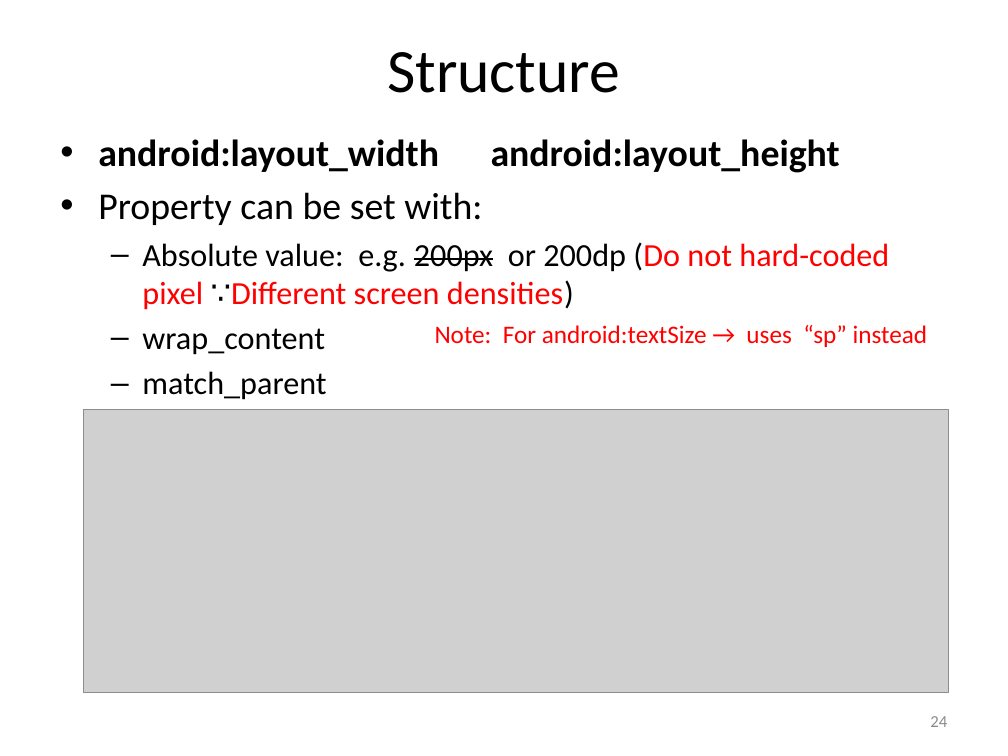
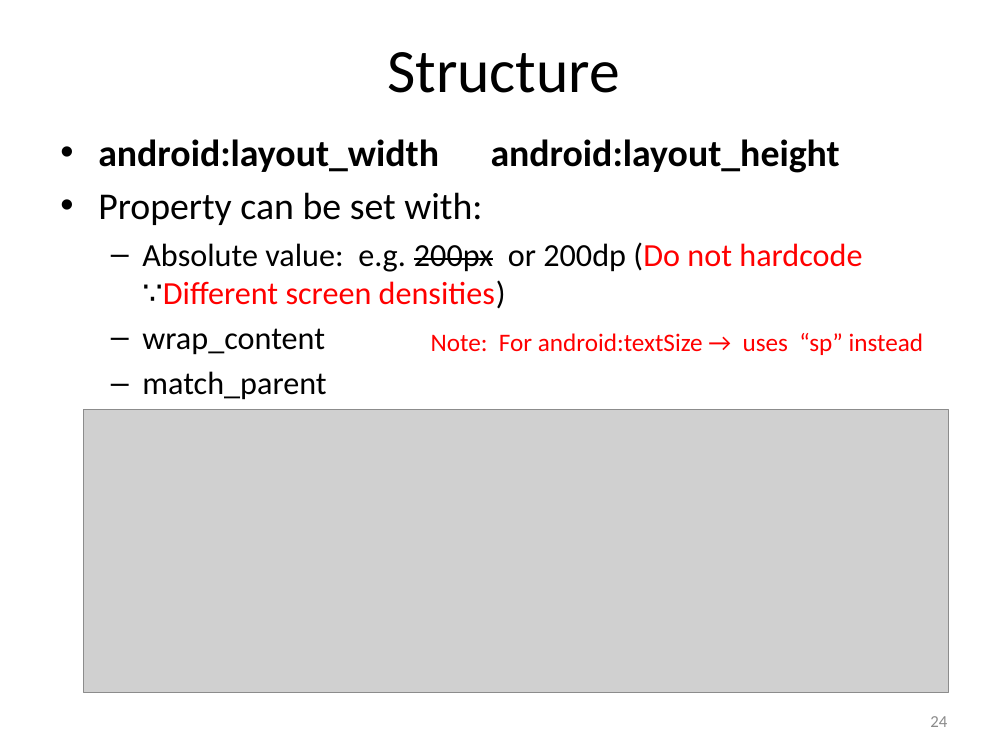
Before and after one commit to hs9021401/FIT_Android, a slide deck: slide 24 of The introduction of Android.pptx. Drawn at 1008x756 pixels with LibreOffice and Linux fonts; fonts in the diff are those of the drawing; grey boxes stand for pictures. Boxes give left, top, right and bottom in pixels: in the first picture for what was removed or moved away, otherwise in the second. Text is boxed around its words. In the diff, an @@ line names an element or a change of style, - is before the commit and + after.

```diff
--- a/The introduction of Android.pptx
+++ b/The introduction of Android.pptx
@@ text at [142,242,862,309]: text changed @@
-  – Absolute value: e.g. 200px or 200dp (Do not hard-coded pixel ∵Different screen densities)
+  – Absolute value: e.g. 200px or 200dp (Do not hardcode ∵Different screen densities)
@@ text "Note: For android:textSize → uses ...": place and size @@
-text "Note: For android:textSize → uses ..." at [435,325,928,347]
+text "Note: For android:textSize → uses ..." at [431,333,924,355]
```
Also in this commit, not shown: 27 other slides changed, 29 other files.
